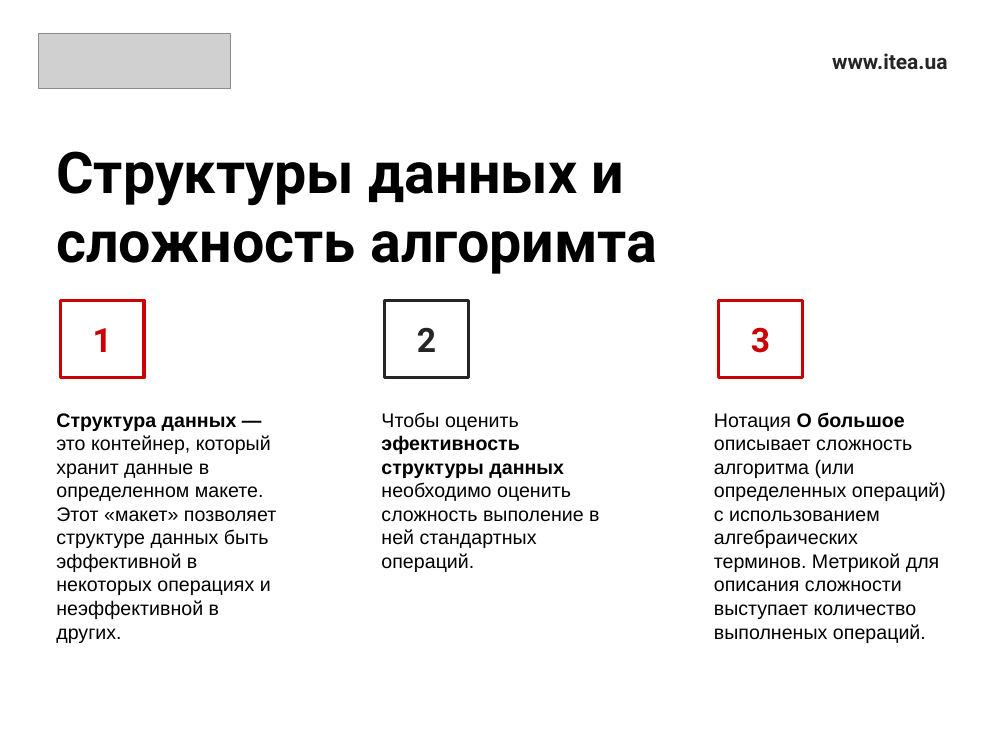
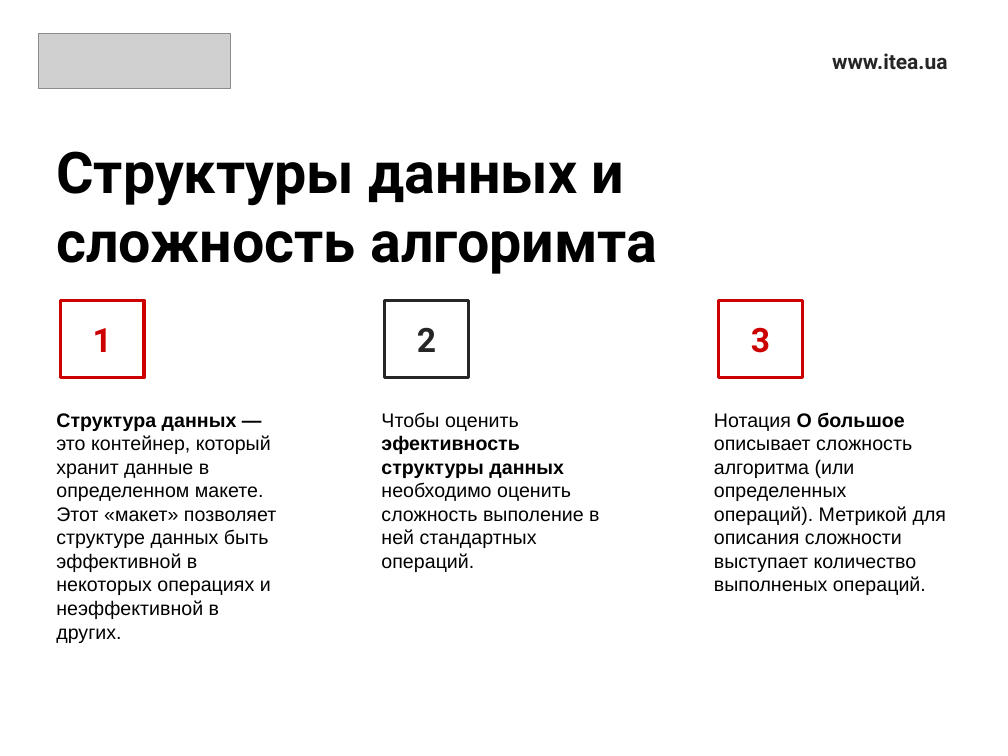
Before and after one commit to RusyaOne/CSharpAdvanced---19.01.2021, a slide deck: slide 4 of 1.Collections/CollectionsPresentation.pptx. Drawn at 1008x756 pixels with LibreOffice and Linux fonts; fonts in the diff are those of the drawing; grey boxes stand for pictures. Boxes give left, top, right and bottom in pixels: in the first picture for what was removed or moved away, otherwise in the second. Text is boxed around its words. In the diff, an @@ line names an element or a change of style, - is before the commit and + after.

```diff
--- a/1.Collections/CollectionsPresentation.pptx
+++ b/1.Collections/CollectionsPresentation.pptx
@@ text at (714,412,947,595): text changed @@
-Нотация О большое описывает сложность алгоритма (или определенных операций) с использованием алгебраических терминов. Метрикой для описания сложности выступает количество выполненых операций.
+Нотация О большое описывает сложность алгоритма (или определенных операций). Метрикой для описания сложности выступает количество выполненых операций.
```
Also in this commit, not shown: 4 other slides changed, 1 slide added.
